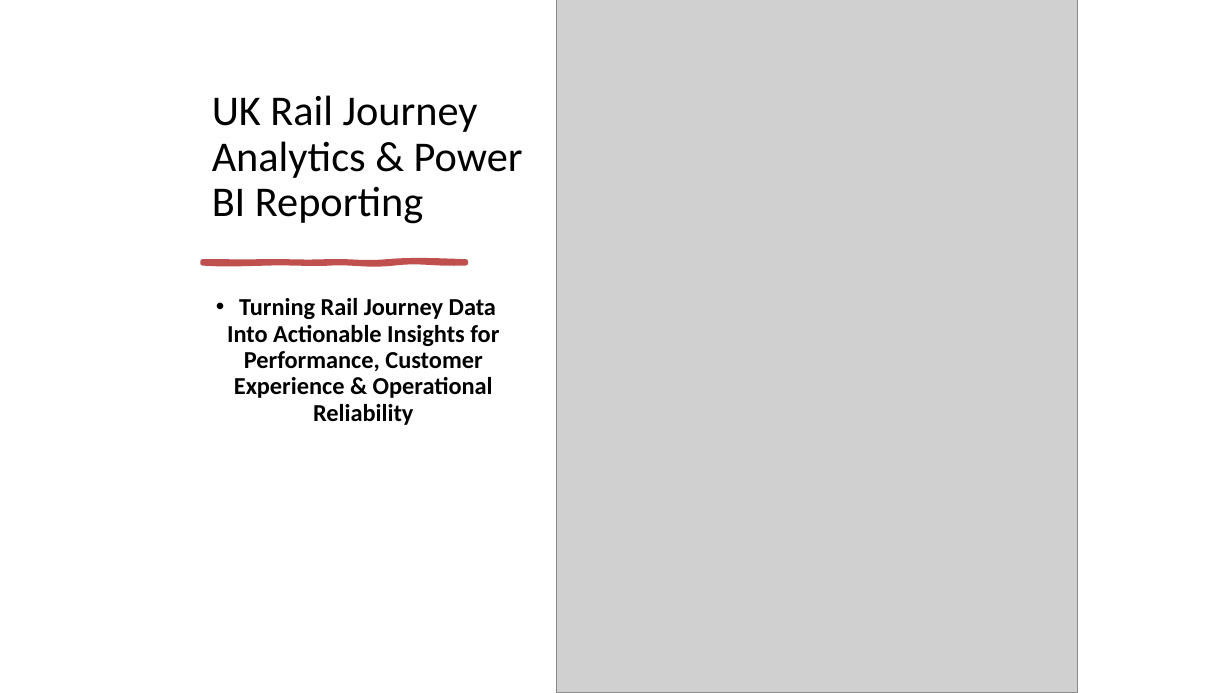
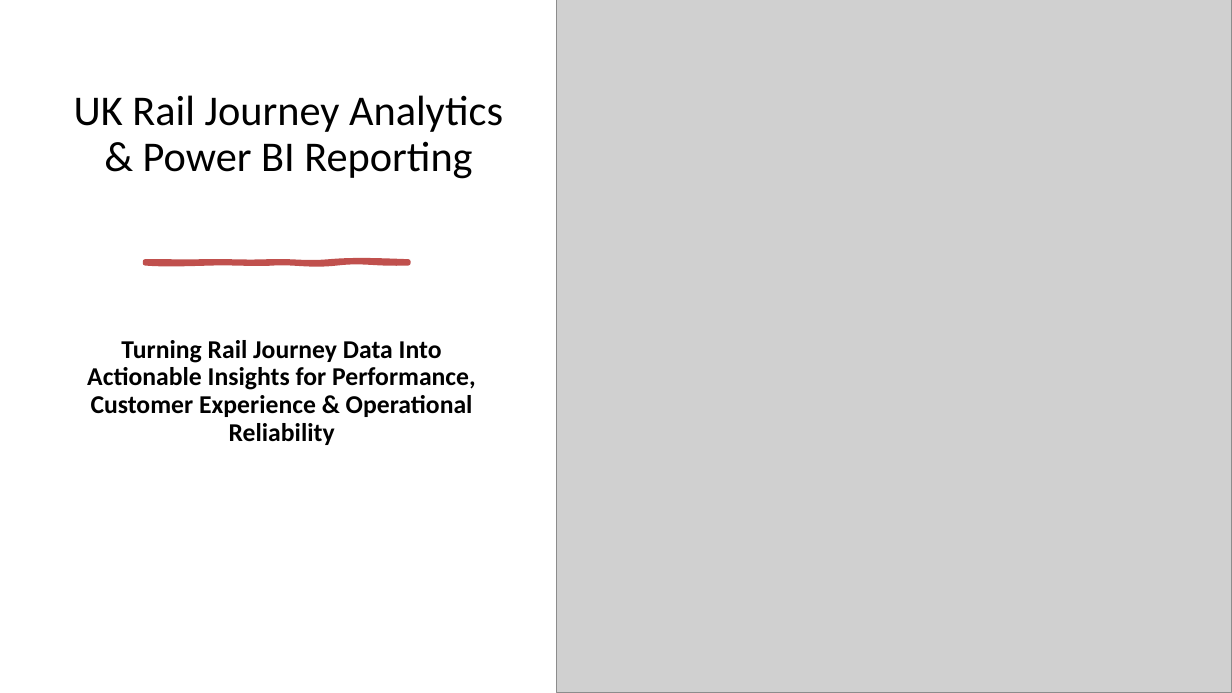
Before and after one commit to powerbiteam1/UK-Train-Rides, a slide deck: slide 1 of UK_Rail_Analytics_Presentation_CEO_V5.pptx. Drawn at 1232x693 pixels with LibreOffice and Linux fonts; fonts in the diff are those of the drawing; grey boxes stand for pictures. Boxes give left, top, right and bottom in pixels: in the first picture for what was removed or moved away, otherwise in the second. Text is boxed around its words. In the diff, an @@ line names an element or a change of style, - is before the commit and + after.

```diff
--- a/UK_Rail_Analytics_Presentation_CEO_V5.pptx
+++ b/UK_Rail_Analytics_Presentation_CEO_V5.pptx
@@ picture: place and size @@
-picture at [556,0,1078,693]
+picture at [556,0,1232,693]
@@ title "UK Rail Journey Analytics & ...": place and size @@
-title "UK Rail Journey Analytics & ..." at [212,95,523,224]
+title "UK Rail Journey Analytics & ..." at [74,95,503,179]
@@ title "UK Rail Journey Analytics & ..." at [74,95,503,179]: alignment left to centre @@
@@ freeform shape: place and size @@
-freeform shape at [202,262,466,263]
+freeform shape at [145,262,409,263]
@@ text "Turning Rail Journey Data Into ...": place and size @@
-text "Turning Rail Journey Data Into ..." at [227,298,499,425]
+text "Turning Rail Journey Data Into ..." at [87,340,476,445]
@@ text "Turning Rail Journey Data Into ..." at [87,340,476,445]: size 19 to 20 pt; bullet • to none @@
```
Also in this commit, not shown: 7 other slides changed, 1 slide added, 1 slide removed, 1 other file.
